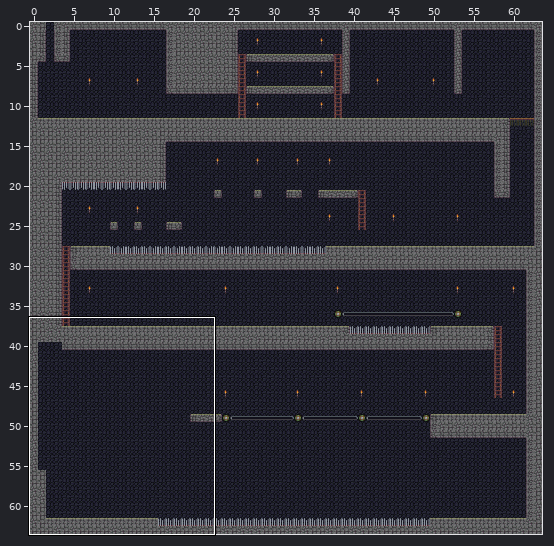
Level history. Tiled map: game/res/maps/level_1.tmx. Above, an overview of the earlier version with the close-up marked.
Close-up. As it was:
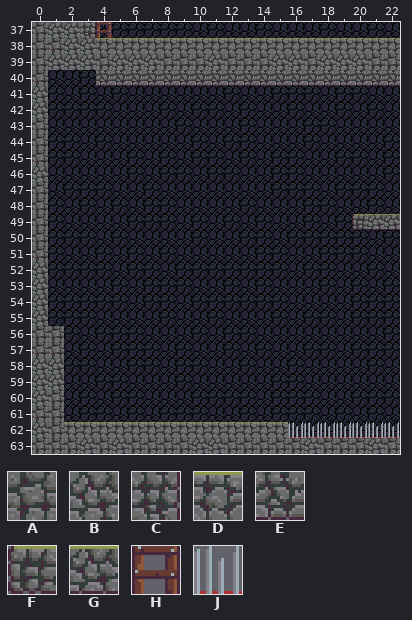
Cells are 16x16 px. Shown: x 0..22, y 37..63. The commit also changed other parts of the map, which this record leaves out. Tiles whose own drawing changed are shown in their newer look in all pictures.
Key: from "tiles": A 1, B 17, C 23, D 24, E 25, F 26, G 28, H 32, J 34 "spike".
_ is an empty cell.
Layers that did not change in this view are not listed.
Layer "tiles" before, first column x 0:
37 ABBCH__________________
38 AABBDDDDDDDDDDDDDDDDDDD
39 ABBBABBBAAABAAABBABBBAA
40 A___EEEEEEEEEEEEEEEEEEE
41 B______________________
42 B______________________
43 A______________________
44 A______________________
45 A______________________
46 B______________________
47 A______________________
48 A______________________
49 A___________________FGG
50 A______________________
51 A______________________
52 B______________________
53 B______________________
54 B______________________
55 B______________________
56 AA_____________________
57 AA_____________________
58 BB_____________________
59 BB_____________________
60 BA_____________________
61 AA_____________________
62 BADDDDDDDDDDDDDDJJJJJJJ
63 AAABABAAAABBAAAAABAAABA
New version:
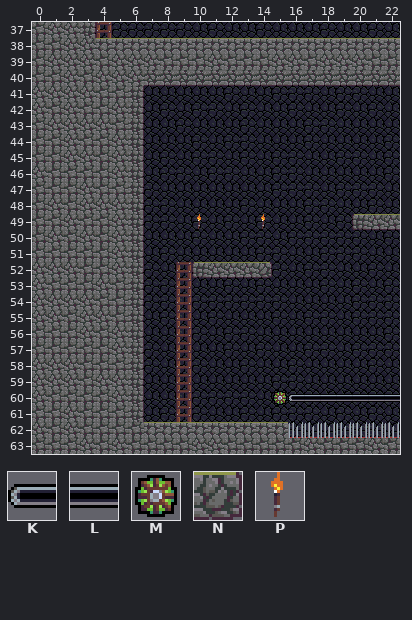
Further tiles: from "background_tiles": K 2, L 3, M 5; from "tiles": N 27, P 49.
The edit:
Layer "tiles":
y 40: x 1..6 ___EEE -> ABABBB
y 41: x 1..6 ______ -> BBBAAC
y 42: x 1..6 ______ -> ABAABC
y 43: x 1..6 ______ -> BBBBAC
y 44: x 1..6 ______ -> ABAABC
y 45: x 1..6 ______ -> ABBABC
y 46: x 1..6 ______ -> AAAABC
y 47: x 1..6 ______ -> AABAAC
y 48: x 1..6 ______ -> BABBBC
y 49: x 1..6 ______ -> ABAABC
y 50: x 1..6 ______ -> BABABC
y 51: x 1..6 ______ -> AAAABC
y 52: x 1..6 ______ -> BBAABC; x 9..14 ______ -> HFGGGN
y 53: x 1..6 ______ -> AAABAC; x 9 _ -> H
y 54: x 1..6 ______ -> BBBAAC; x 9 _ -> H
y 55: x 1..6 ______ -> BABBAC; x 9 _ -> H
y 56: x 2..6 _____ -> ABABC; x 9 _ -> H
y 57: x 2..6 _____ -> AAABC; x 9 _ -> H
y 58: x 2..6 _____ -> BAAAC; x 9 _ -> H
y 59: x 2..6 _____ -> BABBC; x 9 _ -> H
y 60: x 2..6 _____ -> AAABC; x 9 _ -> H
y 61: x 2..6 _____ -> BAAAC; x 9 _ -> H
y 62: x 2..6 DDDDD -> BAAAA
Layer "deco":
y 49: x 10 _ -> P; x 14 _ -> P
y 60: x 15..22 ________ -> MKLLLLLL
